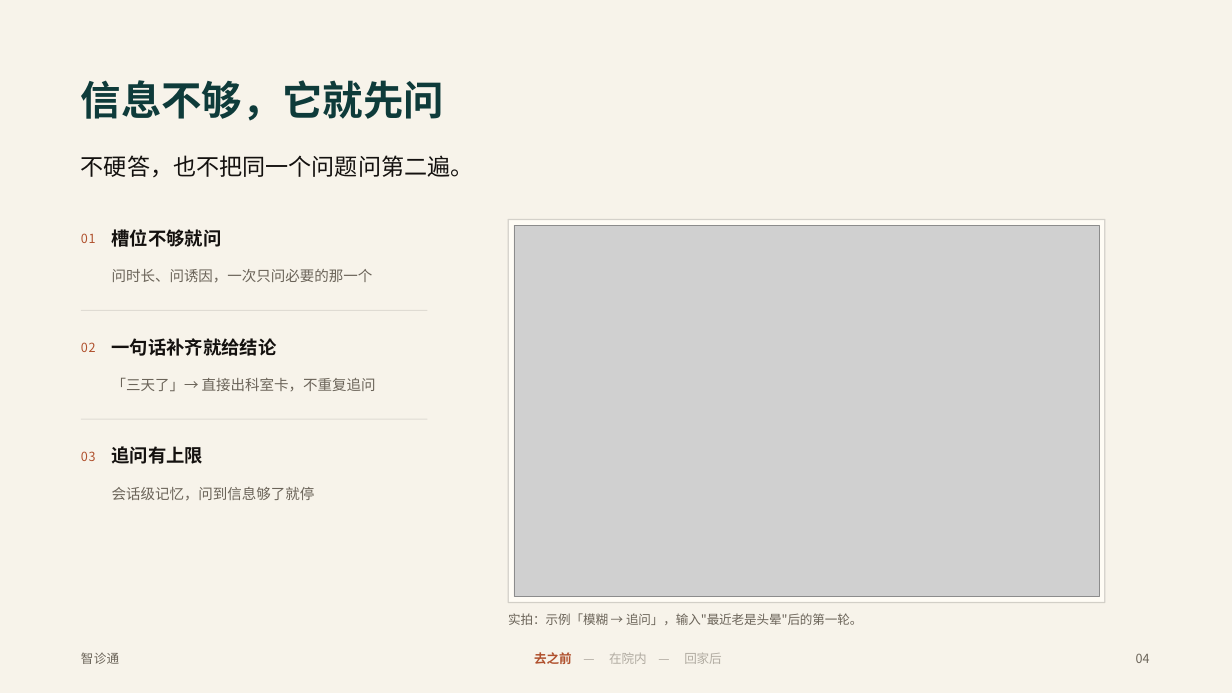
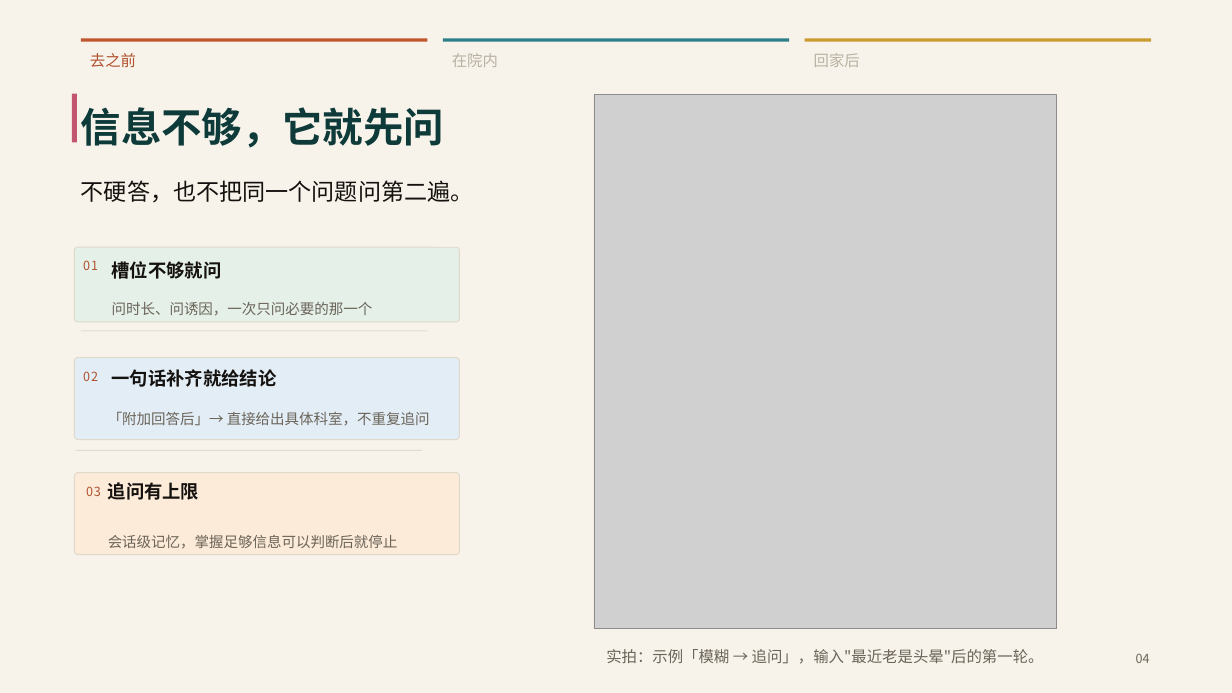
Before and after one commit to dessert28/zhidao, a slide deck: slide 4 of ppt/智诊通答辩/智诊通答辩.pptx. Drawn at 1232x693 pixels with LibreOffice and Linux fonts; fonts in the diff are those of the drawing; grey boxes stand for pictures. Boxes give left, top, right and bottom in pixels: in the first picture for what was removed or moved away, otherwise in the second. Text is boxed around its words. In the diff, an @@ line names an element or a change of style, - is before the commit and + after.

```diff
--- a/ppt/智诊通答辩/智诊通答辩.pptx
+++ b/ppt/智诊通答辩/智诊通答辩.pptx
@@ text "去之前": place and size @@
-text "去之前" at box(534, 652, 572, 664)
+text "去之前" at box(90, 53, 136, 67)
@@ text "去之前" at box(90, 53, 136, 67): size 9.8 to 12 pt, bold off @@
@@ rectangle added at box(81, 39, 428, 42), fill #C1552E @@
@@ text "在院内": place and size @@
-text "在院内" at box(609, 653, 647, 664)
+text "在院内" at box(452, 53, 498, 67)
@@ text "在院内" at box(452, 53, 498, 67): size 9.8 to 12 pt, text colour #6B6459 at 50% opacity to #B9B2A4 @@
@@ rectangle added at box(443, 39, 789, 42), fill #2E7D8C @@
@@ text "回家后" at box(814, 53, 860, 67): size 9.8 to 12 pt, text colour #6B6459 at 50% opacity to #B9B2A4 @@
@@ text "回家后": place and size @@
-text "回家后" at box(684, 653, 722, 664)
+text "回家后" at box(814, 53, 860, 67)
@@ rectangle added at box(805, 39, 1152, 42), fill #C99A2E @@
@@ rectangle added at box(72, 93, 78, 142), fill #C15570 @@
@@ text "信息不够，它就先问": place and size @@
-text "信息不够，它就先问" at box(81, 80, 444, 121)
+text "信息不够，它就先问" at box(81, 107, 444, 148)
@@ picture: place and size @@
-picture at box(514, 226, 1099, 597)
+picture at box(594, 94, 1057, 628)
@@ text "不硬答，也不把同一个问题问第二遍。": place and size @@
-text "不硬答，也不把同一个问题问第二遍。" at box(81, 155, 474, 178)
+text "不硬答，也不把同一个问题问第二遍。" at box(81, 180, 474, 203)
@@ rectangle removed at box(508, 220, 1105, 604) @@
@@ rounded rectangle added at box(75, 248, 460, 323), fill #E4F0E8, outline #E0D8CA 0.75 pt @@
@@ text "01": place and size @@
-text "01" at box(81, 233, 96, 243)
+text "01" at box(83, 260, 98, 270)
@@ text "槽位不够就问": place and size @@
-text "槽位不够就问" at box(112, 229, 222, 247)
+text "槽位不够就问" at box(112, 261, 222, 279)
@@ text "问时长、问诱因，一次只问必要的那一个": place and size @@
-text "问时长、问诱因，一次只问必要的那一个" at box(112, 269, 373, 283)
+text "问时长、问诱因，一次只问必要的那一个" at box(112, 302, 373, 316)
@@ rounded rectangle added at box(75, 358, 460, 440), fill #E2EDF6, outline #E0D8CA 0.75 pt @@
@@ rectangle: place and size @@
-rectangle at box(81, 310, 428, 311)
+rectangle at box(81, 331, 428, 332)
@@ text "02": place and size @@
-text "02" at box(81, 342, 96, 352)
+text "02" at box(83, 371, 98, 381)
@@ text "一句话补齐就给结论": place and size @@
-text "一句话补齐就给结论" at box(112, 338, 277, 356)
+text "一句话补齐就给结论" at box(112, 369, 277, 387)
@@ text at box(108, 411, 430, 425): text changed @@
-「三天了」→ 直接出科室卡，不重复追问
+「附加回答后」→ 直接给出具体科室，不重复追问
@@ rounded rectangle added at box(75, 472, 460, 555), fill #FCEBD8, outline #E0D8CA 0.75 pt @@
@@ rectangle: place and size @@
-rectangle at box(81, 419, 428, 420)
+rectangle at box(76, 450, 422, 451)
@@ text "03": place and size @@
-text "03" at box(81, 451, 96, 461)
+text "03" at box(86, 486, 101, 496)
@@ text "追问有上限": place and size @@
-text "追问有上限" at box(112, 446, 204, 464)
+text "追问有上限" at box(108, 482, 200, 500)
@@ text at box(108, 535, 398, 549): text changed @@
-会话级记忆，问到信息够了就停
+会话级记忆，掌握足够信息可以判断后就停止
@@ text removed at box(81, 652, 119, 664) @@
-智诊通
@@ text removed at box(583, 651, 598, 666) @@
-—
@@ text "实拍：示例「模糊 → 追问」，输入"最近老是头晕"后的第一轮。": place and size @@
-text "实拍：示例「模糊 → 追问」，输入"最近老是头晕"后的第一轮。" at box(508, 613, 863, 625)
+text "实拍：示例「模糊 → 追问」，输入"最近老是头晕"后的第一轮。" at box(606, 649, 1044, 664)
@@ text "实拍：示例「模糊 → 追问」，输入"最近老是头晕"后的第一轮。" at box(606, 649, 1044, 664): size 9.8 to 12 pt @@
@@ text removed at box(658, 651, 673, 666) @@
-—
```
Also in this commit, not shown: 14 other slides changed, 3 slides added, 5 other files.
